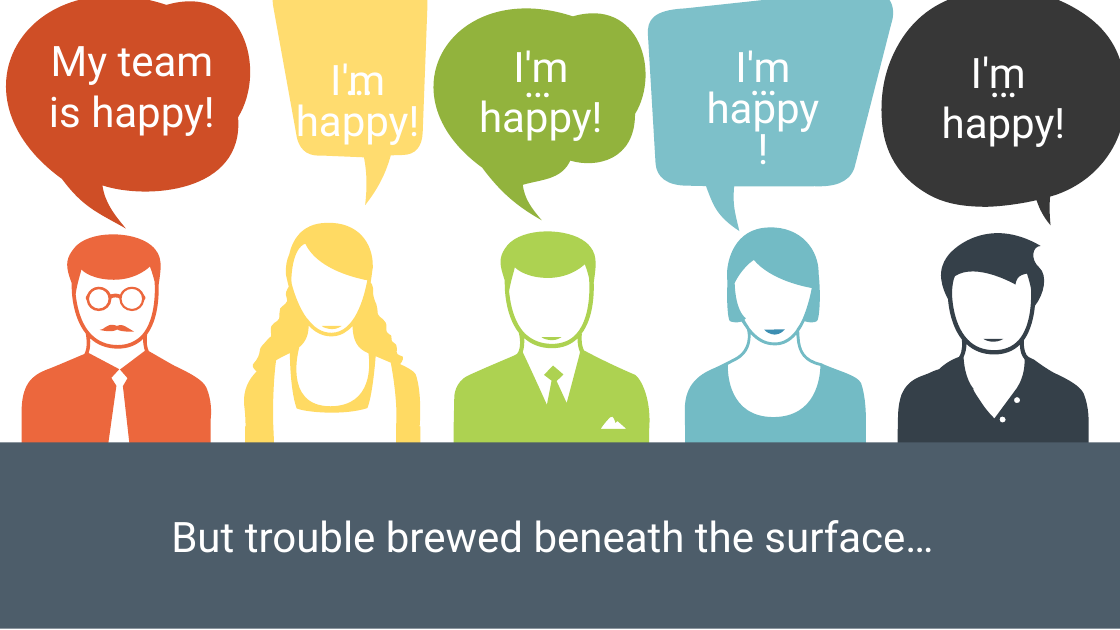
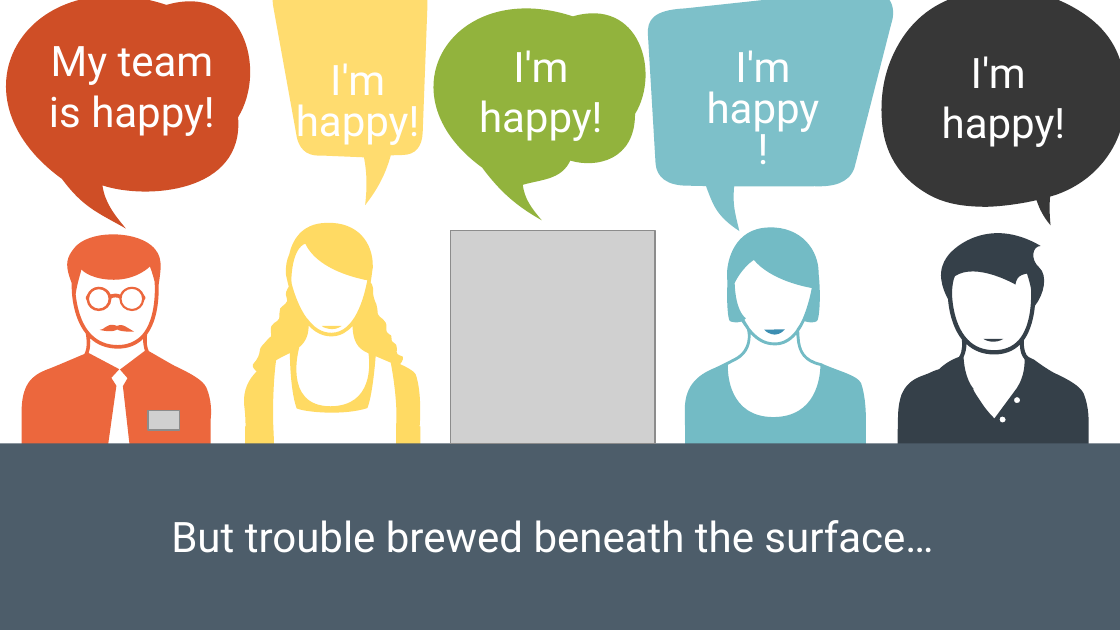
Before and after one commit to spetryjohnson/Talk---Hiring--Firing--and-Inspiring, a slide deck: slide 6 of Hiring, Firing, and Inspiring.pptx. Drawn at 1120x630 pixels with LibreOffice and Linux fonts; fonts in the diff are those of the drawing; grey boxes stand for pictures. Boxes give left, top, right and bottom in pixels: in the first picture for what was removed or moved away, otherwise in the second. Text is boxed around its words. In the diff, an @@ line names an element or a change of style, - is before the commit and + after.

```diff
--- a/Hiring, Firing, and Inspiring.pptx
+++ b/Hiring, Firing, and Inspiring.pptx
@@ text removed at [286,58,431,111] @@
-…
@@ text removed at [456,50,620,113] @@
-…
@@ text removed at [691,57,836,110] @@
-…
@@ text removed at [911,50,1095,113] @@
-…
@@ picture added at [450,230,655,442] @@
@@ freeform shape removed at [454,227,652,467] @@
@@ freeform shape removed at [542,337,562,340] @@
@@ picture added at [148,411,179,431] @@
```
Also in this commit, not shown: 12 other slides changed, 5 slides added, 1 slide removed.
